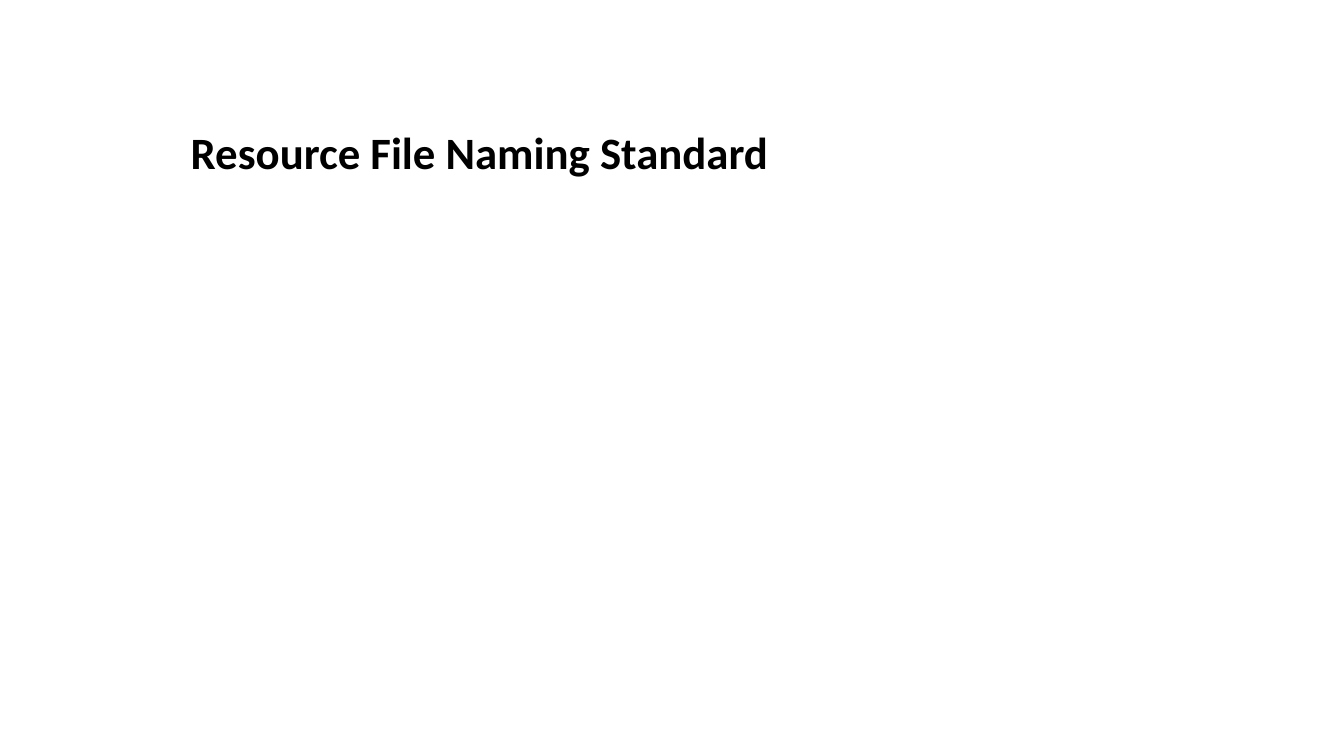
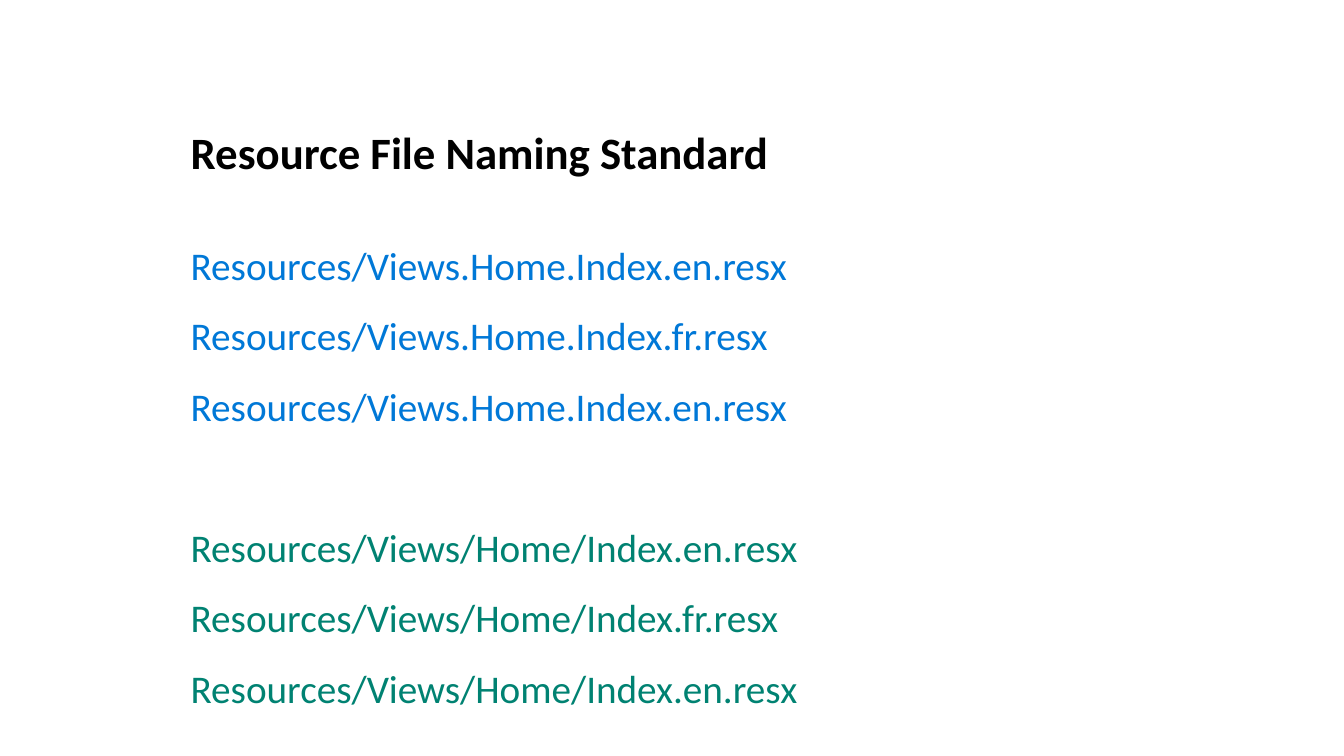
Before and after one commit to cwoodruff/ASPNETCore-I18n, a slide deck: slide 19 of Globalizing Your ASP.NET 8 Presence.pptx (slide 18 before the commit). Drawn at 1344x756 pixels with LibreOffice and Linux fonts; fonts in the diff are those of the drawing. Boxes give left, top, right and bottom in pixels: in the first picture for what was removed or moved away, otherwise in the second. Text is boxed around its words. In the diff, an @@ line names an element or a change of style, - is before the commit and + after.

```diff
--- a/Globalizing Your ASP.NET 8 Presence.pptx
+++ b/Globalizing Your ASP.NET 8 Presence.pptx
@@ text added at box(191, 252, 798, 705), 28 pt, text #0078D7 @@
+Resources/Views.Home.Index.en.resx
+Resources/Views.Home.Index.fr.resx
+Resources/Views.Home.Index.en.resx
+Resources/Views/Home/Index.en.resx
+Resources/Views/Home/Index.fr.resx
+Resources/Views/Home/Index.en.resx
```
Also in this commit, not shown: 2 other slides changed, 3 slides added, 4 slides removed.
